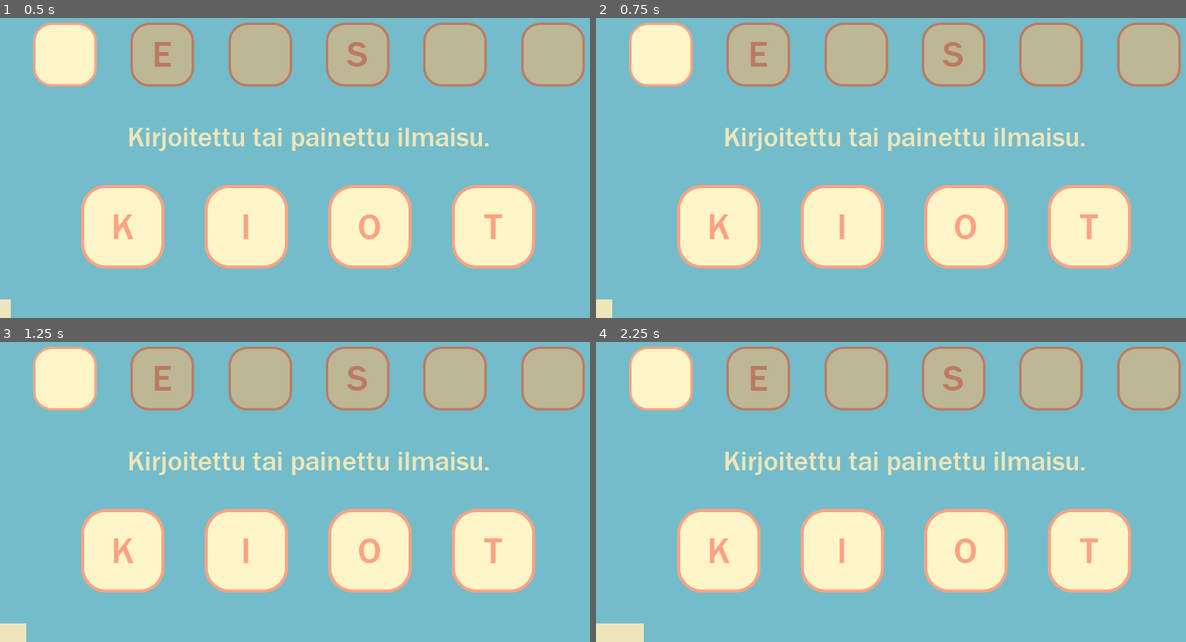
Above: before the commit, frames 1-4 (two rows, left to right).
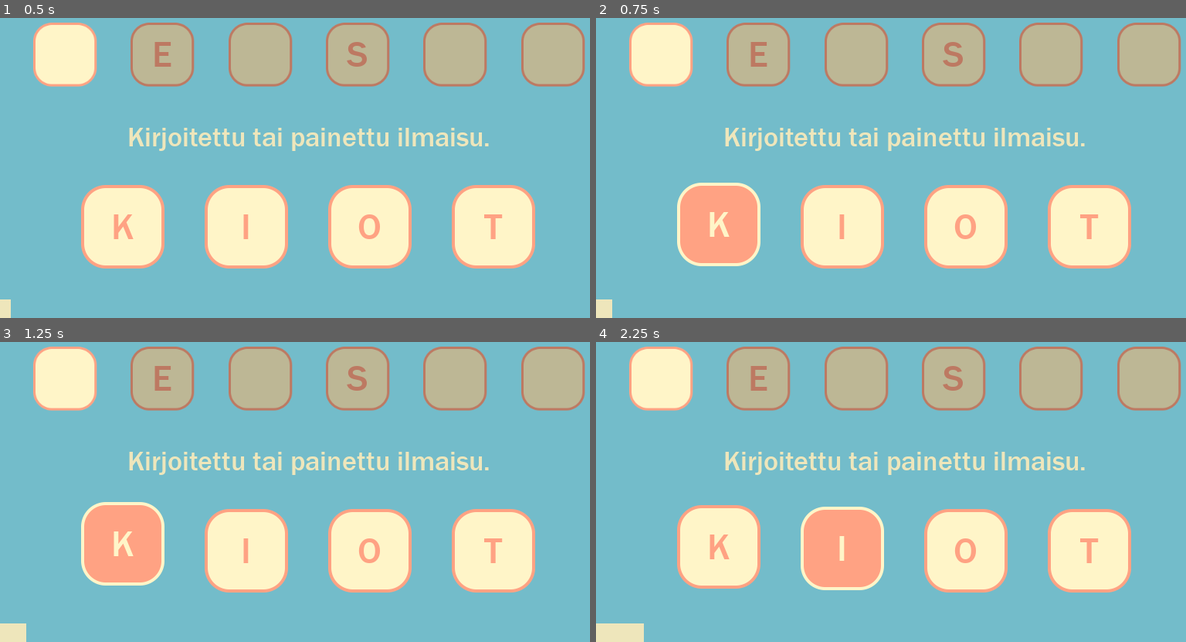
Above: after the commit, the same moments.

Repository: Tuizku/AisticoGamePrototypes
Game: Godot game, scene res://srv/game.tscn
The game is run twice, just before and just after one commit, with the same random seed, the same clock (stepped at 60 frames per second) and the same inputs.
Inputs:
- Up to frame 1 (0.5 s): no input
- Up to frame 2 (0.75 s): tap Enter at 0.5 s; hold Up (ui_up) from 0.53 s (still down)
- Up to frame 3 (1.25 s): keep holding Up (ui_up)
- Up to frame 4 (2.25 s): release Up (ui_up) at 1.28 s; hold Up (ui_up) from 2.03 s (still down)

Frame 1 is identical in both runs. In frame 2, 3.5% of the frame differs, in the area x 13-28%, y 54-84%; in frame 3, 3.5%; in frame 4, 4.4%, in the area x 13-49%, y 54-84%.

Commit message:
animaatiot

Diff:
--- a/Sanapeli v.0.3/srv/char_box.tscn
+++ b/Sanapeli v.0.3/srv/char_box.tscn
@@ -1,29 +1,152 @@
-[gd_scene load_steps=4 format=2]
+[gd_scene load_steps=7 format=2]
 
 [ext_resource path="res://sprites/char_box.png" type="Texture" id=1]
 [ext_resource path="res://fonts/font.tres" type="DynamicFont" id=2]
+
+[sub_resource type="Animation" id=4]
+resource_name = "Fall"
+length = 0.5
+tracks/0/type = "value"
+tracks/0/path = NodePath("Image:rect_rotation")
+tracks/0/interp = 1
+tracks/0/loop_wrap = true
+tracks/0/imported = false
+tracks/0/enabled = true
+tracks/0/keys = {
+"times": PoolRealArray( 0, 0.5 ),
+"transitions": PoolRealArray( 0.5, 1 ),
+"update": 0,
+"values": [ 0.0, 20.0 ]
+}
+tracks/1/type = "value"
+tracks/1/path = NodePath("VBoxContainer:rect_rotation")
+tracks/1/interp = 1
+tracks/1/loop_wrap = true
+tracks/1/imported = false
+tracks/1/enabled = true
+tracks/1/keys = {
+"times": PoolRealArray( 0, 0.5 ),
+"transitions": PoolRealArray( 0.5, 1 ),
+"update": 0,
+"values": [ 0.0, 20.0 ]
+}
+tracks/2/type = "value"
+tracks/2/path = NodePath("Image:rect_position")
+tracks/2/interp = 1
+tracks/2/loop_wrap = true
+tracks/2/imported = false
+tracks/2/enabled = true
+tracks/2/keys = {
+"times": PoolRealArray( 0, 0.5 ),
+"transitions": PoolRealArray( 0.5, 1 ),
+"update": 0,
+"values": [ Vector2( 0, 0 ), Vector2( 10, 0 ) ]
+}
+tracks/3/type = "value"
+tracks/3/path = NodePath("VBoxContainer:rect_position")
+tracks/3/interp = 1
+tracks/3/loop_wrap = true
+tracks/3/imported = false
+tracks/3/enabled = true
+tracks/3/keys = {
+"times": PoolRealArray( 0, 0.5 ),
+"transitions": PoolRealArray( 0.5, 1 ),
+"update": 0,
+"values": [ Vector2( 0, 0 ), Vector2( 10, 0 ) ]
+}
+
+[sub_resource type="Animation" id=3]
+resource_name = "Jumping"
+loop = true
+tracks/0/type = "value"
+tracks/0/path = NodePath("Image:rect_position")
+tracks/0/interp = 1
+tracks/0/loop_wrap = true
+tracks/0/imported = false
+tracks/0/enabled = true
+tracks/0/keys = {
+"times": PoolRealArray( 0, 0.5, 1 ),
+"transitions": PoolRealArray( 0.5, 2, 1 ),
+"update": 0,
+"values": [ Vector2( 0, 0 ), Vector2( 0, -25 ), Vector2( 0, 0 ) ]
+}
+tracks/1/type = "value"
+tracks/1/path = NodePath("VBoxContainer:rect_position")
+tracks/1/interp = 1
+tracks/1/loop_wrap = true
+tracks/1/imported = false
+tracks/1/enabled = true
+tracks/1/keys = {
+"times": PoolRealArray( 0, 0.5, 1 ),
+"transitions": PoolRealArray( 0.5, 2, 1 ),
+"update": 0,
+"values": [ Vector2( 0, 0 ), Vector2( 0, -25 ), Vector2( 0, 0 ) ]
+}
 
 [sub_resource type="Animation" id=1]
 resource_name = "Selecting"
 length = 2.0
 tracks/0/type = "value"
-tracks/0/path = NodePath(".:rect_position")
+tracks/0/path = NodePath("Image:rect_position")
 tracks/0/interp = 1
 tracks/0/loop_wrap = true
 tracks/0/imported = false
-tracks/0/enabled = false
+tracks/0/enabled = true
 tracks/0/keys = {
 "times": PoolRealArray( 0, 2 ),
 "transitions": PoolRealArray( 1, 1 ),
+"update": 0,
+"values": [ Vector2( 0, 0 ), Vector2( 0, -25 ) ]
+}
+tracks/1/type = "value"
+tracks/1/path = NodePath("VBoxContainer:rect_position")
+tracks/1/interp = 1
+tracks/1/loop_wrap = true
+tracks/1/imported = false
+tracks/1/enabled = true
+tracks/1/keys = {
+"times": PoolRealArray( 0, 2 ),
+"transitions": PoolRealArray( 1, 1 ),
+"update": 0,
+"values": [ Vector2( 0, 0 ), Vector2( 0, -25 ) ]
+}
+
+[sub_resource type="Animation" id=2]
+resource_name = "Stop Selecting"
+length = 0.4
+tracks/0/type = "value"
+tracks/0/path = NodePath("Image:rect_position")
+tracks/0/interp = 1
+tracks/0/loop_wrap = true
+tracks/0/imported = false
+tracks/0/enabled = true
+tracks/0/keys = {
+"times": PoolRealArray( 0, 0.4 ),
+"transitions": PoolRealArray( 0.5, 1 ),
 "update": 3,
-"values": [ Vector2( 0, 0 ), Vector2( 0, -20 ) ]
+"values": [ Vector2( 0, 0 ), Vector2( 0, 0 ) ]
+}
+tracks/1/type = "value"
+tracks/1/path = NodePath("VBoxContainer:rect_position")
+tracks/1/interp = 1
+tracks/1/loop_wrap = true
+tracks/1/imported = false
+tracks/1/enabled = true
+tracks/1/keys = {
+"times": PoolRealArray( 0, 0.4 ),
+"transitions": PoolRealArray( 0.5, 1 ),
+"update": 3,
+"values": [ Vector2( 0, 0 ), Vector2( 0, 0 ) ]
 }
 
 [node name="Char Box 1" type="Control"]
+anchor_right = 0.02
+anchor_bottom = 0.03
 
 [node name="Image" type="TextureRect" parent="."]
 anchor_right = 1.0
 anchor_bottom = 1.0
+margin_bottom = 3.24249e-05
 texture = ExtResource( 1 )
 expand = true
 stretch_mode = 6
@@ -31,11 +154,12 @@
 [node name="VBoxContainer" type="VBoxContainer" parent="."]
 anchor_right = 1.0
 anchor_bottom = 1.0
-margin_bottom = 1.0002
+margin_bottom = 41.6001
 alignment = 1
 
 [node name="Text" type="RichTextLabel" parent="VBoxContainer"]
 modulate = Color( 1, 0.639216, 0.517647, 1 )
+margin_right = 16.0
 margin_bottom = 56.0
 custom_fonts/normal_font = ExtResource( 2 )
 bbcode_enabled = true
@@ -43,4 +167,7 @@
 scroll_active = false
 
 [node name="AnimationPlayer" type="AnimationPlayer" parent="."]
+anims/Fall = SubResource( 4 )
+anims/Jumping = SubResource( 3 )
 anims/Selecting = SubResource( 1 )
+"anims/Stop Selecting" = SubResource( 2 )
--- a/Sanapeli v.0.3/srv/control_boxes.gd
+++ b/Sanapeli v.0.3/srv/control_boxes.gd
@@ -3,9 +3,11 @@
 export var Type : String = ""
 
 var letterRarity : Array = ["aitneslo", "kuämvr", "jhypdögbfcwåqxz"]
-
+var normal_texture = ResourceLoader.load("res://sprites/char_box.png")
+var inverted_texture = ResourceLoader.load("res://sprites/char_box_inverted.png")
 
 var boxes = []
+var boxImages = []
 var boxTexts = []
 var boxAnimators = []
 var originalPoses = []
@@ -13,10 +15,11 @@
 func _ready():
 	for i in get_child_count():
 		boxes.append(get_child(i))
+		boxImages.append(boxes[i].get_node("Image"))
 		boxTexts.append(boxes[i].get_node("VBoxContainer").get_node("Text"))
 		boxAnimators.append(boxes[i].get_node("AnimationPlayer") as AnimationPlayer)
 		originalPoses.append(boxes[i].rect_position)
-		boxTexts[i].bbcode_enabled = true
+		boxes[i].get_node("VBoxContainer").margin_bottom = 0
 
 func changeText(_richtext, _str):
 	_richtext.bbcode_text = "[center]" + _str.to_upper()
@@ -26,14 +29,15 @@
 	for i in get_child_count():
 		get_child(i).queue_free()
 	boxes.clear()
+	boxImages.clear()
 	boxTexts.clear()
+	boxAnimators.clear()
 
 	# Find the right size for boxes
 	var boxSize = 1
 	var sum = boxSize * _count + boxSize * 0.5 * (_count + 1)
 	boxSize = min(0.13, 1 / sum)
 	var boxGap = (1 - boxSize * _count) / (_count + 1)
-	#print(boxSize)
 
 	var scene = load("res://srv/char_box.tscn")
 	for i in _count:
@@ -42,7 +46,9 @@
 		var boxText = box.get_node("VBoxContainer").get_node("Text")
 		add_child(box)
 		boxes.append(box)
+		boxImages.append(box.get_node("Image"))
 		boxTexts.append(boxText)
+		boxAnimators.append(box.get_node("AnimationPlayer"))
 
 		# Set Anchors
 		box.anchor_left = boxSize * i + boxGap * (i + 1)
@@ -50,9 +56,10 @@
 		box.anchor_bottom = 0.3
 		box.anchor_top = box.anchor_bottom - boxSize
 
-		# Fixes stuff with the text centering (NOT FINISHED)
+		# Fixes stuff with the text centering
 		box.margin_right = 0
 		box.margin_bottom = box.rect_size.x / 2
+		box.get_node("VBoxContainer").margin_bottom = 0
 
 
 
@@ -68,15 +75,12 @@
 	for i in len(boxes):
 		if _box_index == i:
 			boxAnimators[i].play("Selecting")
+			boxImages[i].texture = inverted_texture
+			boxTexts[i].modulate = Color("FFF6C9")
 		elif boxAnimators[i].is_playing():
-			boxAnimators[i].stop(0)
-			#originalPoses[i] = boxes[i].rect_position
-			#boxes[i].rect_scale = Vector2(1.25, 1.25)
-			#var _scale = boxes[i].rect_scale
-			#boxes[i].rect_position -= Vector2(110 * (_scale.x - 1) / 2, 110 * (_scale.y - 1) / 2)
-		#elif (boxes[i].rect_scale == Vector2(1.25, 1.25)):
-			#boxes[i].rect_scale = Vector2(1, 1)
-			#boxes[i].rect_position = originalPoses[i]
+			boxAnimators[i].play("Stop Selecting")
+			boxImages[i].texture = normal_texture
+			boxTexts[i].modulate = Color("ffa384")
 
 
 func _on_Control_char_chosen(_char, _index):
@@ -102,3 +106,13 @@
 
 func _on_Control_show_boxes(type):
 	if type == Type or type == "all": show()
+
+
+func _on_Control_answer_animation(correct):
+	if correct == true:
+		for i in len(boxAnimators):
+			boxAnimators[i].play("Jumping")
+			yield(get_tree().create_timer(0.2), "timeout")
+	else:
+		for i in len(boxAnimators):
+			boxAnimators[i].play("Fall")
--- a/Sanapeli v.0.3/srv/game.tscn
+++ b/Sanapeli v.0.3/srv/game.tscn
@@ -100,6 +100,7 @@
 fit_content_height = true
 scroll_active = false
 
+[connection signal="answer_animation" from="." to="Word Char Boxes" method="_on_Control_answer_animation"]
 [connection signal="change_time" from="." to="Time" method="_on_Control_change_time"]
 [connection signal="char_box_selected" from="." to="Sel Char Boxes" method="_on_Control_char_box_selected"]
 [connection signal="char_chosen" from="." to="Word Char Boxes" method="_on_Control_char_chosen"]
--- a/Sanapeli v.0.3/srv/game_controller.gd
+++ b/Sanapeli v.0.3/srv/game_controller.gd
@@ -34,6 +34,7 @@
 signal change_time(time)
 signal hide_boxes(type)
 signal show_boxes(type)
+signal answer_animation(correct) # True or false?
 
 #----------------------------------------------------------------------------#
 
@@ -155,9 +156,11 @@
 	if points[len(points) - 1] != 0:
 		#middleText.modulate = Color.green
 		middleText.bbcode_text = "[center]" + funcs.random_correct_sentence()
+		emit_signal("answer_animation", true)
 	else:
 		#middleText.modulate = Color.lightcoral
 		middleText.bbcode_text = "[center]" + funcs.random_wrong_sentence()
+		emit_signal("answer_animation", false)
 	yield(get_tree().create_timer(3), "timeout")
 
 
Binary file added: Sanapeli v.0.3/sprites/char_box_inverted.png
Not shown, added: Sanapeli v.0.3/sprites/char_box_inverted.png.import
Not shown, added: (Vanhat)/(Scriptejä)/kirjaimen valinta efekti.txt
